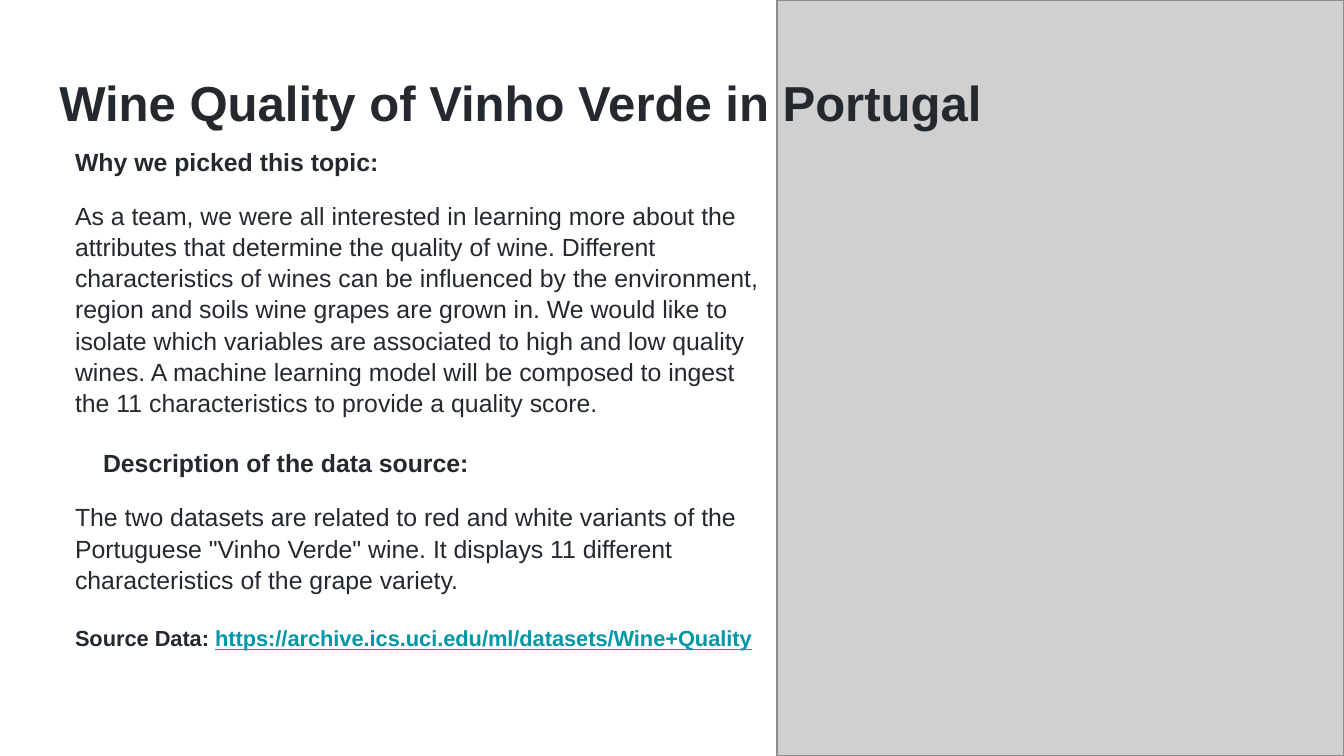
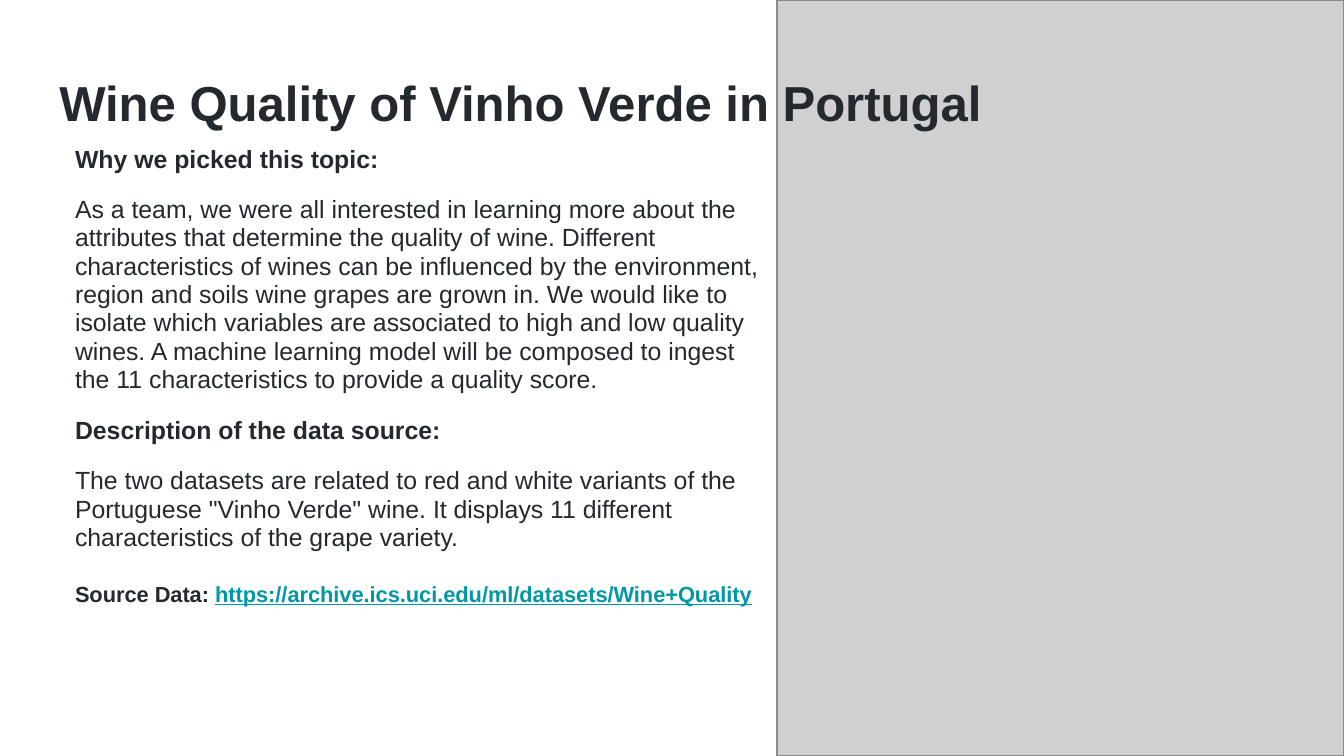
Before and after one commit to briannaso/Wine_Quality_Analysis, a slide deck: slide 2 of Wine Quality Analysis.pptx. Drawn at 1344x756 pixels with LibreOffice and Linux fonts; fonts in the diff are those of the drawing; grey boxes stand for pictures. Boxes give left, top, right and bottom in pixels: in the first picture for what was removed or moved away, otherwise in the second. Text is boxed around its words. In the diff, an @@ line names an element or a change of style, - is before the commit and + after.

```diff
--- a/Wine Quality Analysis.pptx
+++ b/Wine Quality Analysis.pptx
@@ text "Why we picked this topic:" at [75,150,757,607]: line spacing 1.15 to 1.05; line spacing 1.05 to 0.95; indent changed; line spacing 0.9 to 0.95; less space between paragraphs; line spacing 0.9 to 0.8 @@
```
Also in this commit, not shown: 2 other slides changed.
